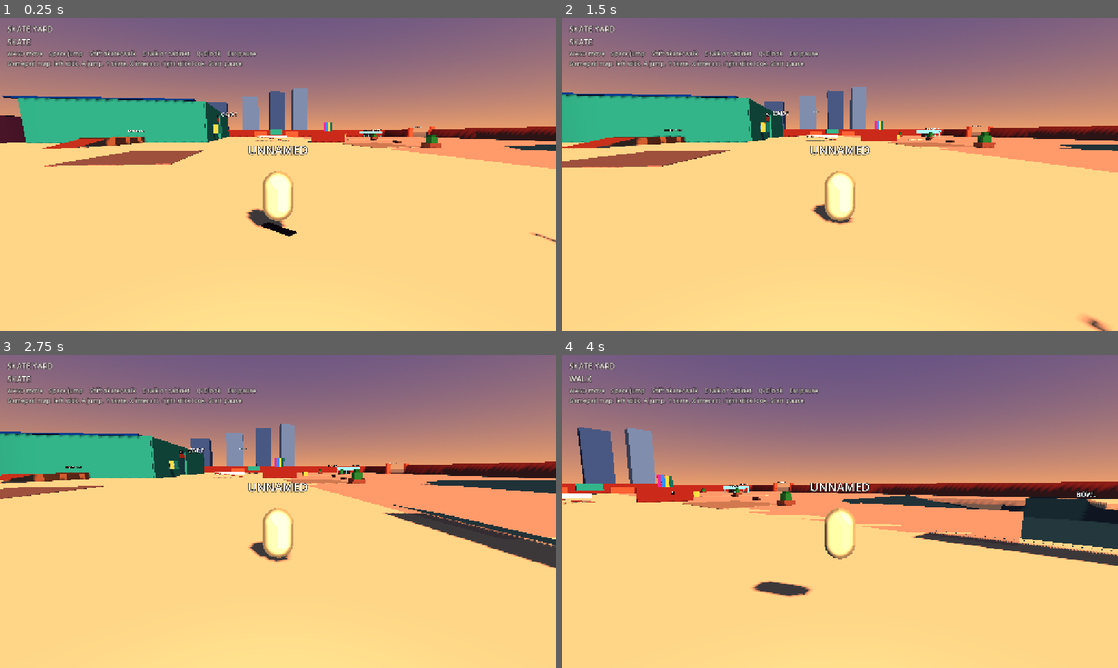
Above: before the commit, frames 1-4 (two rows, left to right).
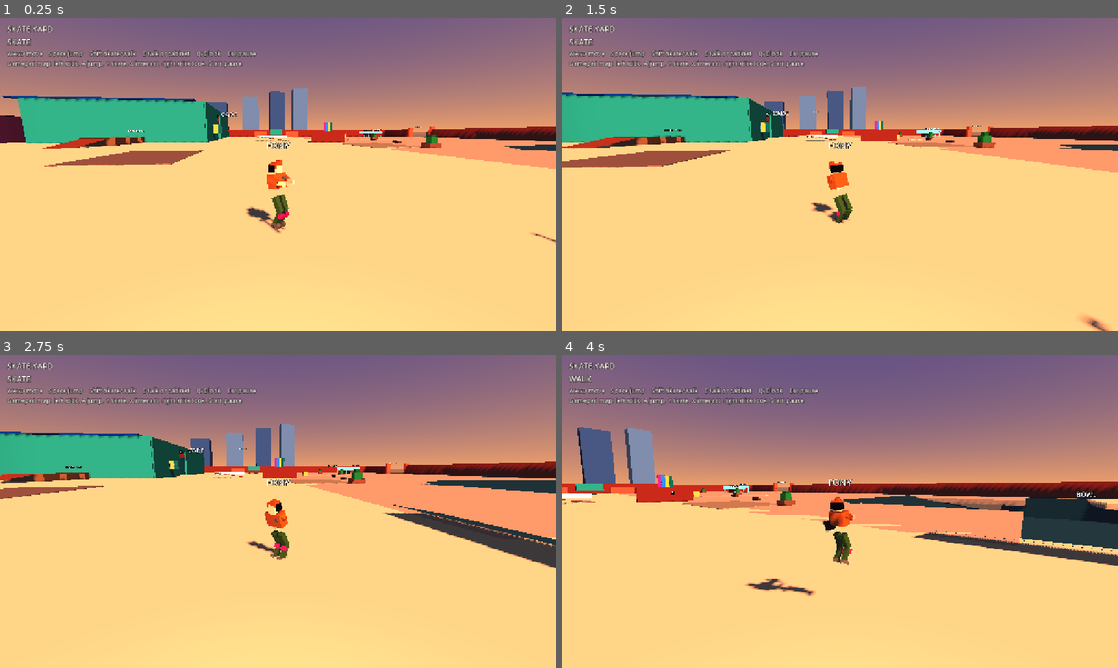
Above: after the commit, the same moments.

Repository: AlgorithmicUprising/AlgorithmicUprising
Game: Godot game, scene res://scenes/main.tscn
Two runs of this game, one before a commit and one after it. Both use one fixed random seed, a clock stepped at 60 frames per second and the inputs below.
Inputs (mouse positions are in pixels of both pictures, inside the frame that each line leads up to):
- Up to frame 1 (0.25 s): no input
- Up to frame 2 (1.5 s): tap Enter (session_confirm) at 0.5 s; move the mouse to (962, 158) at 0.52 s; hold D (move_right) 0.53-1.28 s; hold Enter (session_confirm) 0.53-1.28 s; click (962, 158) at 0.67 s; tap Space (jump) at 0.77, 1.07 s; tap Shift (skate_toggle) at 0.8, 1.35 s; move the mouse to (728, 190) at 1.27 s; hold S (move_back) from 1.28 s (still down)
- Up to frame 3 (2.75 s): tap Space (jump) at 1.52, 1.55, 1.82 s; move the mouse to (333, 442) at 2.02 s; release S (move_back) at 2.03 s; hold D (move_right) from 2.03 s (still down); hold Space (jump) from 2.03 s (still down); tap Enter (session_confirm) at 2.3 s
- Up to frame 4 (4 s): move the mouse to (812, 574) at 2.77 s; release D (move_right) at 2.78 s; release Space (jump) at 2.78 s; hold W (move_forward) 2.78-3.53 s; tap F (camera_down) at 2.85 s; click (812, 574) at 2.92 s; tap Space (jump) at 3.02, 3.32, 3.77, 3.8 s; tap Shift (skate_toggle) at 3.05 s; move the mouse to (1006, 558) at 3.52 s; hold A (move_left) from 3.53 s (still down); hold Q (camera_left) from 3.53 s (still down)

The runs differ from the first frame. In frame 1, 1.4% of the frame differs, in the area x 44-56%, y 39-70%; in frame 2, 1.2%; in frame 3, 1.2%; in frame 4, 1.5%, in the area x 32-56%, y 39-78%.

Commit message:
Put Fony on the board and give Zero a CRT rig.
The player is an articulated block skater with a separate collision capsule. Zero is a distinct CRT-headed NPC with an idle and a talk pose. Poses, respawn, and the cabinet handoff stay covered by the headless suite.

Co-authored-by: AlgorithmicUprising <AlgorithmicUprising@users.noreply.github.com>

Diff:
--- /dev/null
+++ b/open-world/scripts/block_parts.gd
@@ -0,0 +1,21 @@
+extends RefCounted
+
+const Blocks = preload("res://scripts/world_blocks.gd")
+
+static func pivot(parent: Node, node_name: String, at: Vector3) -> Node3D:
+	var node := Node3D.new()
+	node.name = node_name
+	node.position = at
+	parent.add_child(node)
+	return node
+
+static func box(parent: Node, node_name: String, size: Vector3, color: Color, at: Vector3) -> MeshInstance3D:
+	var mesh_node := MeshInstance3D.new()
+	mesh_node.name = node_name
+	var mesh := BoxMesh.new()
+	mesh.size = size
+	mesh_node.mesh = mesh
+	mesh_node.position = at
+	mesh_node.material_override = Blocks.cel(color, 3.0, 0.18)
+	parent.add_child(mesh_node)
+	return mesh_node
--- /dev/null
+++ b/open-world/scripts/fony_rig.gd
@@ -0,0 +1,172 @@
+extends Node3D
+
+const Parts = preload("res://scripts/block_parts.gd")
+
+var pose_name := "idle"
+var phase := 0.0
+var land_time := 0.0
+var was_airborne := false
+var hips: Node3D
+var chest: Node3D
+var head: Node3D
+var arm_l: Node3D
+var arm_r: Node3D
+var fore_l: Node3D
+var fore_r: Node3D
+var leg_l: Node3D
+var leg_r: Node3D
+var shin_l: Node3D
+var shin_r: Node3D
+var board: Node3D
+
+func _ready() -> void:
+	name = "Fony"
+	_build()
+
+func drive(delta: float, speed: float, skating: bool, airborne: bool, grinding: bool) -> void:
+	phase += delta * (7.0 if speed > 0.5 else 1.6)
+	if was_airborne and not airborne:
+		land_time = 0.2
+	was_airborne = airborne
+	land_time = max(0.0, land_time - delta)
+	var swing := sin(phase) if speed > 0.5 and not airborne and not grinding else 0.0
+	if airborne:
+		_jump()
+	elif grinding or (skating and speed > 0.8):
+		_skate(swing)
+	elif land_time > 0.0:
+		_crouch(0.7)
+		pose_name = "land"
+	elif speed > 0.5:
+		_walk(swing)
+	else:
+		_idle()
+	_place_board(skating or grinding)
+
+func face_world(world_yaw: float) -> void:
+	var parent_yaw := 0.0
+	if get_parent() != null:
+		parent_yaw = get_parent().rotation.y
+	rotation.y = wrapf(world_yaw - parent_yaw, -PI, PI)
+
+func _skate(swing: float) -> void:
+	pose_name = "skate"
+	chest.rotation.x = 0.35
+	head.rotation.x = -0.2
+	arm_l.rotation = Vector3(0.2, 0.0, 0.7 + swing * 0.15)
+	arm_r.rotation = Vector3(0.2, 0.0, -0.7 - swing * 0.15)
+	fore_l.rotation.x = -0.6
+	fore_r.rotation.x = -0.6
+	leg_l.rotation.x = 0.55
+	leg_r.rotation.x = 0.5
+	shin_l.rotation.x = -1.05
+	shin_r.rotation.x = -0.95
+
+func _walk(swing: float) -> void:
+	pose_name = "walk"
+	chest.rotation.x = 0.08
+	head.rotation.x = 0.0
+	arm_l.rotation = Vector3(-swing * 0.7, 0.0, 0.15)
+	arm_r.rotation = Vector3(swing * 0.7, 0.0, -0.15)
+	fore_l.rotation.x = -0.4
+	fore_r.rotation.x = -0.4
+	leg_l.rotation.x = swing * 0.7
+	leg_r.rotation.x = -swing * 0.7
+	shin_l.rotation.x = -max(0.0, swing) * 0.8
+	shin_r.rotation.x = -max(0.0, -swing) * 0.8
+
+func _jump() -> void:
+	pose_name = "jump"
+	chest.rotation.x = -0.15
+	head.rotation.x = 0.1
+	arm_l.rotation = Vector3(-1.0, 0.0, 0.3)
+	arm_r.rotation = Vector3(-1.0, 0.0, -0.3)
+	fore_l.rotation.x = -0.4
+	fore_r.rotation.x = -0.4
+	leg_l.rotation.x = -0.45
+	leg_r.rotation.x = -0.4
+	shin_l.rotation.x = 0.9
+	shin_r.rotation.x = 0.85
+
+func _crouch(amount: float) -> void:
+	chest.rotation.x = 0.45 * amount
+	head.rotation.x = -0.1
+	arm_l.rotation = Vector3(0.4, 0.0, 0.4)
+	arm_r.rotation = Vector3(0.4, 0.0, -0.4)
+	fore_l.rotation.x = -0.5
+	fore_r.rotation.x = -0.5
+	leg_l.rotation.x = 0.8 * amount
+	leg_r.rotation.x = 0.8 * amount
+	shin_l.rotation.x = -1.3 * amount
+	shin_r.rotation.x = -1.3 * amount
+
+func _idle() -> void:
+	pose_name = "idle"
+	var breathe := sin(phase) * 0.04
+	chest.rotation.x = breathe
+	head.rotation.x = -breathe
+	arm_l.rotation = Vector3(0.1, 0.0, 0.12)
+	arm_r.rotation = Vector3(0.1, 0.0, -0.12)
+	fore_l.rotation.x = -0.25
+	fore_r.rotation.x = -0.25
+	leg_l.rotation.x = 0.0
+	leg_r.rotation.x = 0.0
+	shin_l.rotation.x = 0.0
+	shin_r.rotation.x = 0.0
+
+func _place_board(under_feet: bool) -> void:
+	board.visible = true
+	if under_feet:
+		board.position = Vector3(0.0, 0.06, 0.05)
+		board.rotation = Vector3(0.0, 0.0, 0.0)
+	else:
+		board.position = Vector3(0.34, 1.05, 0.02)
+		board.rotation = Vector3(0.1, 0.5, 1.15)
+
+func _build() -> void:
+	var skin := Color("f0c9a0")
+	var hair := Color("c4622d")
+	var jacket := Color("c46a32")
+	var hoodie := Color("1a1a1e")
+	var pants := Color("5c6b3a")
+	var pads := Color("e23d78")
+	var shoes := Color("8a7564")
+	hips = Parts.pivot(self, "Hips", Vector3(0, 0.92, 0))
+	chest = Parts.pivot(hips, "Chest", Vector3(0, 0.16, 0))
+	Parts.box(chest, "Hoodie", Vector3(0.34, 0.28, 0.18), hoodie, Vector3(0, 0.16, 0.01))
+	Parts.box(chest, "Jacket", Vector3(0.42, 0.32, 0.22), jacket, Vector3(0, 0.18, 0))
+	Parts.box(chest, "Patch", Vector3(0.08, 0.07, 0.03), Color("6a727a"), Vector3(0.12, 0.22, 0.12))
+	Parts.box(chest, "Tape", Vector3(0.06, 0.05, 0.03), pads, Vector3(-0.12, 0.12, 0.12))
+	head = Parts.pivot(chest, "Head", Vector3(0, 0.34, 0))
+	Parts.box(head, "Face", Vector3(0.18, 0.2, 0.16), skin, Vector3(0, 0.08, 0.02))
+	Parts.box(head, "Hair", Vector3(0.22, 0.12, 0.2), hair, Vector3(0, 0.18, -0.01))
+	Parts.box(head, "Tuft", Vector3(0.1, 0.1, 0.1), hair, Vector3(0.06, 0.24, 0.04))
+	Parts.box(head, "Hood", Vector3(0.24, 0.16, 0.18), hoodie, Vector3(0, 0.12, -0.04))
+	arm_l = Parts.pivot(chest, "ArmL", Vector3(-0.24, 0.26, 0))
+	fore_l = Parts.pivot(arm_l, "ForeL", Vector3(0, -0.22, 0))
+	Parts.box(arm_l, "SleeveL", Vector3(0.1, 0.24, 0.1), jacket, Vector3(0, -0.1, 0))
+	Parts.box(fore_l, "HandL", Vector3(0.08, 0.2, 0.08), skin, Vector3(0, -0.1, 0))
+	arm_r = Parts.pivot(chest, "ArmR", Vector3(0.24, 0.26, 0))
+	fore_r = Parts.pivot(arm_r, "ForeR", Vector3(0, -0.22, 0))
+	Parts.box(arm_r, "SleeveR", Vector3(0.1, 0.24, 0.1), jacket, Vector3(0, -0.1, 0))
+	Parts.box(fore_r, "HandR", Vector3(0.08, 0.2, 0.08), skin, Vector3(0, -0.1, 0))
+	leg_l = Parts.pivot(hips, "LegL", Vector3(-0.1, -0.02, 0))
+	shin_l = Parts.pivot(leg_l, "ShinL", Vector3(0, -0.36, 0))
+	Parts.box(leg_l, "ThighL", Vector3(0.12, 0.36, 0.12), pants, Vector3(0, -0.18, 0))
+	Parts.box(shin_l, "ShinMeshL", Vector3(0.1, 0.32, 0.1), pants, Vector3(0, -0.16, 0))
+	Parts.box(shin_l, "PadL", Vector3(0.12, 0.1, 0.08), pads, Vector3(0, -0.08, 0.06))
+	Parts.box(shin_l, "ShoeL", Vector3(0.1, 0.08, 0.2), shoes, Vector3(0, -0.34, 0.04))
+	leg_r = Parts.pivot(hips, "LegR", Vector3(0.1, -0.02, 0))
+	shin_r = Parts.pivot(leg_r, "ShinR", Vector3(0, -0.36, 0))
+	Parts.box(leg_r, "ThighR", Vector3(0.12, 0.36, 0.12), pants, Vector3(0, -0.18, 0))
+	Parts.box(shin_r, "ShinMeshR", Vector3(0.1, 0.32, 0.1), pants, Vector3(0, -0.16, 0))
+	Parts.box(shin_r, "PadR", Vector3(0.12, 0.1, 0.08), pads, Vector3(0, -0.08, 0.06))
+	Parts.box(shin_r, "ShoeR", Vector3(0.1, 0.08, 0.2), shoes, Vector3(0, -0.34, 0.04))
+	board = Parts.pivot(self, "Deck", Vector3(0, 0.06, 0.05))
+	Parts.box(board, "DeckWood", Vector3(0.22, 0.04, 0.72), Color("3a2a22"), Vector3(0, 0, 0))
+	Parts.box(board, "Grip", Vector3(0.2, 0.015, 0.5), Color("2a2a28"), Vector3(0, 0.025, 0))
+	for side in [-1.0, 1.0]:
+		for axle in [-0.22, 0.22]:
+			Parts.box(board, "Wheel", Vector3(0.06, 0.06, 0.06), Color("d8d2c8"), Vector3(side * 0.12, -0.04, axle))
+	_idle()
+	_place_board(true)
--- a/open-world/scripts/hq_main.gd
+++ b/open-world/scripts/hq_main.gd
@@ -145,14 +145,10 @@
 	var lines = story.get("npc_lines", {})
 	if typeof(lines) != TYPE_DICTIONARY:
 		return
-	for npc_name in ["NPCZero", "NPCFony"]:
-		var npc = world_sim.get_node_or_null(npc_name)
-		if npc == null:
-			continue
-		var key := "zero" if npc_name == "NPCZero" else "fony"
-		var spoken = lines.get(key, [])
-		if typeof(spoken) == TYPE_ARRAY:
-			npc.lines = PackedStringArray(spoken)
+	var npc = world_sim.get_node_or_null("NPCZero")
+	var spoken = lines.get("zero", [])
+	if npc != null and typeof(spoken) == TYPE_ARRAY:
+		npc.lines = PackedStringArray(spoken)
 
 func _hud() -> void:
 	var layer := CanvasLayer.new()
--- a/open-world/scripts/player_controller.gd
+++ b/open-world/scripts/player_controller.gd
@@ -16,6 +16,9 @@
 var external_move_active := false
 var external_jump := false
 var external_camera_yaw_delta := 0.0
+var spawn_position := Vector3.ZERO
+var spawn_yaw := 0.0
+var rig: Node3D
 
 func _ready() -> void:
 	collision_layer = 2
@@ -23,30 +26,39 @@
 	floor_snap_length = 0.3
 	floor_max_angle = deg_to_rad(50.0)
 	camera_yaw = rotation.y
+	spawn_position = global_position
+	spawn_yaw = rotation.y
 	_style_body()
 	_update_camera(0.0)
-	update_board()
 
 func _style_body() -> void:
-	var blocks = load("res://scripts/world_blocks.gd")
 	if has_node("Body"):
-		$Body.material_override = blocks.cel(Color("f4e1b5"), 3.0, 0.35)
+		$Body.visible = false
 	if has_node("Board"):
-		$Board.material_override = blocks.cel(Color("241c18"), 2.0, 0.2)
+		$Board.visible = false
+	rig = load("res://scripts/fony_rig.gd").new()
+	add_child(rig)
 	var label := Label3D.new()
 	label.name = "NameLabel"
-	label.text = "UNNAMED"
-	label.position = Vector3(0, 1.95, 0)
+	label.text = "FONY"
+	label.position = Vector3(0, 2.05, 0)
 	label.billboard = BaseMaterial3D.BILLBOARD_ENABLED
 	label.font_size = 32
-	label.pixel_size = 0.008
+	label.pixel_size = 0.006
 	label.modulate = Color("fff8ef")
 	label.outline_size = 6
 	add_child(label)
 
 func update_board() -> void:
-	if has_node("Board"):
-		$Board.visible = skating
+	pass
+
+func respawn() -> void:
+	velocity = Vector3.ZERO
+	grind = null
+	grind_lockout = 0.2
+	global_position = spawn_position
+	rotation.y = spawn_yaw
+	camera_yaw = spawn_yaw
 
 func begin_grind(rail, along: float) -> void:
 	grind = rail
@@ -55,6 +67,12 @@
 	global_position = rail.point_at(along)
 
 func _physics_process(delta: float) -> void:
+	_simulate(delta)
+	if global_position.y < -8.0:
+		respawn()
+	_pose(delta)
+
+func _simulate(delta: float) -> void:
 	if grind_lockout > 0.0:
 		grind_lockout = max(0.0, grind_lockout - delta)
 	if input_enabled:
@@ -86,11 +104,8 @@
 	else:
 		velocity.x = move_toward(velocity.x, wish.x * speed, accel * delta)
 		velocity.z = move_toward(velocity.z, wish.z * speed, accel * delta)
-		if has_node("Body"):
-			var face := atan2(-wish.x, -wish.z)
-			$Body.rotation.y = face
-			if has_node("Board"):
-				$Board.rotation.y = face
+		if rig != null and rig.has_method("face_world"):
+			rig.face_world(atan2(-wish.x, -wish.z))
 	move_and_slide()
 	_try_grind()
 	update_board()
@@ -151,7 +166,8 @@
 		return
 	global_position = grind.point_at(grind_progress)
 	velocity = grind.direction * grind.speed
-	update_board()
+	if rig != null and rig.has_method("face_world"):
+		rig.face_world(atan2(-velocity.x, -velocity.z))
 
 func _leave_grind(jumped: bool) -> void:
 	var rail = grind
@@ -165,3 +181,9 @@
 		global_position = rail.point_at(1.0) + direction * 0.45
 		velocity = direction * rail.speed
 		velocity.y = 0.4
+
+func _pose(delta: float) -> void:
+	if rig == null or not rig.has_method("drive"):
+		return
+	var speed := Vector2(velocity.x, velocity.z).length()
+	rig.drive(delta, speed, skating, not is_on_floor(), grind != null)
--- a/open-world/scripts/yard.gd
+++ b/open-world/scripts/yard.gd
@@ -116,20 +116,12 @@
 	Blocks.solid(parent, "Bunks", Vector3(40, 0.45, -68), Vector3(10, 0.9, 3.2), Color("8d5b6e"))
 	Blocks.solid(parent, "KitchenCounter", Vector3(48, 0.5, -58), Vector3(6, 1.0, 1.4), Color("c4896a"))
 	Blocks.label(parent, "RESISTANCE", Vector3(20, 6.2, -63), Palette.LABEL, 48)
-	var zero = load("res://scenes/npc.tscn").instantiate()
+	var zero = load("res://scripts/zero_actor.gd").new()
 	zero.name = "NPCZero"
 	zero.npc_id = "zero"
 	zero.display_name = "Zero"
-	zero.body_color = Palette.ZERO
 	zero.position = Vector3(-6, 0, -62)
 	parent.add_child(zero)
-	var fony = load("res://scenes/npc.tscn").instantiate()
-	fony.name = "NPCFony"
-	fony.npc_id = "fony"
-	fony.display_name = "Fony"
-	fony.body_color = Palette.FONY
-	fony.position = Vector3(16, 0, -62)
-	parent.add_child(fony)
 
 static func _warehouse(parent: Node) -> void:
 	_shell(parent, "WarehouseArcade", 8.0, 70.0, -44.0, -8.0, 9.0, Palette.WAREHOUSE, 28.0, 36.0)
--- /dev/null
+++ b/open-world/scripts/zero_actor.gd
@@ -0,0 +1,44 @@
+extends StaticBody3D
+
+@export var npc_id := "zero"
+@export var display_name := "Zero"
+@export var lines: PackedStringArray = []
+var rig: Node3D
+
+func _ready() -> void:
+	add_to_group("interactable")
+	collision_layer = 1
+	collision_mask = 1
+	var shape_node := CollisionShape3D.new()
+	var shape := CapsuleShape3D.new()
+	shape.radius = 0.36
+	shape.height = 1.15
+	shape_node.shape = shape
+	shape_node.position.y = 0.8
+	add_child(shape_node)
+	rig = load("res://scripts/zero_rig.gd").new()
+	add_child(rig)
+	var label := Label3D.new()
+	label.text = "ZERO"
+	label.position = Vector3(0, 2.05, 0)
+	label.billboard = BaseMaterial3D.BILLBOARD_ENABLED
+	label.font_size = 48
+	label.pixel_size = 0.008
+	label.modulate = Color("fff8ef")
+	label.outline_size = 8
+	add_child(label)
+
+func _process(delta: float) -> void:
+	if rig == null:
+		return
+	var talking := false
+	var flow := get_tree().root.find_child("Flow", true, false)
+	if flow != null and flow.dialogue_open and str(flow.speaker_id) == npc_id:
+		talking = true
+	rig.drive(delta, talking)
+
+func prompt() -> String:
+	return "Talk to " + display_name
+
+func interact(flow: Node) -> void:
+	flow.open_dialogue(npc_id, display_name, lines)
--- /dev/null
+++ b/open-world/scripts/zero_rig.gd
@@ -0,0 +1,81 @@
+extends Node3D
+
+const Parts = preload("res://scripts/block_parts.gd")
+
+var pose_name := "idle"
+var phase := 0.0
+var hips: Node3D
+var chest: Node3D
+var head: Node3D
+var arm_l: Node3D
+var arm_r: Node3D
+var bars: Array[MeshInstance3D] = []
+
+func _ready() -> void:
+	name = "CRT"
+	_build()
+
+func drive(delta: float, talking: bool) -> void:
+	phase += delta * (2.4 if talking else 1.3)
+	var bob := sin(phase) * 0.04
+	hips.position.y = 0.96 + bob
+	head.rotation.x = sin(phase * 0.7) * 0.08
+	if talking:
+		pose_name = "talk"
+		arm_r.rotation = Vector3(-1.15, 0.2, -0.25)
+		arm_l.rotation = Vector3(0.15, 0.0, 0.2)
+		chest.rotation.x = 0.12
+	else:
+		pose_name = "idle"
+		arm_r.rotation = Vector3(0.15, 0.0, -0.18)
+		arm_l.rotation = Vector3(0.12, 0.0, 0.16)
+		chest.rotation.x = bob
+	for i in bars.size():
+		var bar: MeshInstance3D = bars[i]
+		var h: float = 0.04 + 0.05 * absf(sin(phase * 3.0 + float(i)))
+		bar.scale = Vector3(1.0, h / 0.05, 1.0)
+
+func _build() -> void:
+	var cream := Color("e6dcc8")
+	var leather := Color("1c1c22")
+	var metal := Color("8a939c")
+	var shirt := Color("f3efe4")
+	hips = Parts.pivot(self, "Hips", Vector3(0, 0.96, 0))
+	chest = Parts.pivot(hips, "Chest", Vector3(0, 0.12, 0))
+	Parts.box(chest, "Shirt", Vector3(0.36, 0.28, 0.18), shirt, Vector3(0, 0.16, 0.02))
+	for i in 5:
+		Parts.box(chest, "Barcode%d" % i, Vector3(0.012, 0.08, 0.02), Color("1a1a1a"), Vector3(-0.04 + float(i) * 0.02, 0.14, 0.12))
+	Parts.box(chest, "Jacket", Vector3(0.46, 0.36, 0.24), leather, Vector3(0, 0.2, 0))
+	Parts.box(chest, "QuestionPatch", Vector3(0.09, 0.09, 0.03), Color("d42b3a"), Vector3(0.12, 0.22, 0.13))
+	var mark := Label3D.new()
+	mark.text = "?"
+	mark.font_size = 64
+	mark.pixel_size = 0.002
+	mark.position = Vector3(0.12, 0.22, 0.15)
+	mark.modulate = Color("fff4ea")
+	chest.add_child(mark)
+	head = Parts.pivot(chest, "Head", Vector3(0, 0.46, 0))
+	Parts.box(head, "Neck", Vector3(0.1, 0.1, 0.1), metal, Vector3(0, -0.08, 0))
+	Parts.box(head, "Bezel", Vector3(0.46, 0.36, 0.28), cream, Vector3(0, 0.1, 0))
+	Parts.box(head, "Screen", Vector3(0.3, 0.2, 0.04), Color("10140c"), Vector3(0, 0.12, 0.14))
+	for i in 3:
+		var bar := Parts.box(head, "Wave%d" % i, Vector3(0.05, 0.05, 0.02), Color("b6ff3b"), Vector3(-0.08 + float(i) * 0.08, 0.12, 0.17))
+		bars.append(bar)
+	Parts.box(head, "Knob", Vector3(0.05, 0.05, 0.05), metal, Vector3(0.2, 0.02, 0.1))
+	Parts.box(head, "Vent", Vector3(0.16, 0.03, 0.08), Color("6a645c"), Vector3(0, 0.28, 0))
+	arm_l = Parts.pivot(chest, "ArmL", Vector3(-0.26, 0.28, 0))
+	arm_r = Parts.pivot(chest, "ArmR", Vector3(0.26, 0.28, 0))
+	Parts.box(arm_l, "SleeveL", Vector3(0.1, 0.26, 0.1), leather, Vector3(0, -0.12, 0))
+	Parts.box(arm_l, "HandL", Vector3(0.08, 0.1, 0.08), metal, Vector3(0, -0.28, 0))
+	Parts.box(arm_r, "SleeveR", Vector3(0.1, 0.26, 0.1), leather, Vector3(0, -0.12, 0))
+	Parts.box(arm_r, "HandR", Vector3(0.08, 0.1, 0.08), metal, Vector3(0, -0.28, 0))
+	for side in [-1.0, 1.0]:
+		var leg := Parts.pivot(hips, "LegL" if side < 0.0 else "LegR", Vector3(side * 0.1, -0.04, 0))
+		Parts.box(leg, "Trouser", Vector3(0.12, 0.4, 0.12), Color("2a2a30"), Vector3(0, -0.2, 0))
+		Parts.box(leg, "Knee", Vector3(0.1, 0.08, 0.08), metal, Vector3(0, -0.36, 0.04))
+		Parts.box(leg, "Boot", Vector3(0.12, 0.1, 0.2), Color("141414"), Vector3(0, -0.46, 0.04))
+	var cable := Parts.pivot(chest, "Cable", Vector3(0.18, 0.34, -0.08))
+	for i in 8:
+		var ang := float(i) / 8.0 * TAU
+		Parts.box(cable, "Coil%d" % i, Vector3(0.04, 0.04, 0.08), Color("1a1a1a"), Vector3(cos(ang) * 0.1, -float(i) * 0.05, sin(ang) * 0.1))
+	Parts.box(cable, "Plug", Vector3(0.06, 0.08, 0.06), Color("222222"), Vector3(0.16, -0.45, 0.05))
--- a/open-world/tests/capture.gd
+++ b/open-world/tests/capture.gd
@@ -3,8 +3,14 @@
 func _ready() -> void:
 	var main: Node = load("res://scenes/main.tscn").instantiate()
 	add_child(main)
-	for _i in 30:
+	for _i in 20:
 		await get_tree().process_frame
+	var player = main.get_node("WorldSim/Player")
+	player.external_move_active = true
+	player.external_move = Vector2(0, 1)
+	for _i in 18:
+		await get_tree().physics_frame
+	player.external_move = Vector2.ZERO
 	var gameplay := OS.get_environment("AU_SCREENSHOT")
 	if gameplay.is_empty():
 		gameplay = "/tmp/hq-gameplay.png"
@@ -24,7 +30,20 @@
 	for _i in 12:
 		await get_tree().process_frame
 	var err2 := _save(concept)
-	get_tree().quit(0 if err1 == OK and err2 == OK else 1)
+	var duo := OS.get_environment("AU_CHARACTERS")
+	if duo.is_empty():
+		duo = "/tmp/hq-characters.png"
+	player.global_position = Vector3(0.4, 0.2, -55.5)
+	player.rotation.y = 0.15
+	if player.rig != null:
+		player.rig.rotation.y = 0.0
+	cam.fov = 48.0
+	cam.global_position = Vector3(3.6, 1.7, -49.5)
+	cam.look_at(Vector3(-2.2, 1.2, -61.0))
+	for _i in 8:
+		await get_tree().process_frame
+	var err3 := _save(duo)
+	get_tree().quit(0 if err1 == OK and err2 == OK and err3 == OK else 1)
 
 func _save(path: String) -> int:
 	var image := get_viewport().get_texture().get_image()
--- a/open-world/tests/test_main.gd
+++ b/open-world/tests/test_main.gd
@@ -290,7 +290,7 @@
 	var main = load("res://scenes/main.tscn").instantiate()
 	add_child(main)
 	await frames(25)
-	for node_name in ["YardWallNorth", "YardWallEast", "YardWal …(176 unchanged characters)… l", "BowlFloor", "Cabinet", "NPCZero", "NPCFony", "RustAvenue", "FutureSkyline0"]:
+	for node_name in ["YardWallNorth", "YardWallEast", "YardWal …(176 unchanged characters)… l", "BowlFloor", "Cabinet", "NPCZero", "RustAvenue", "FutureSkyline0"]:
 		expect(main.world_sim.get_node_or_null(node_name) != null, "yard has " + node_name)
 	var player = main.player
 	expect(player.input_enabled and main.zone_at(player.global_position) == "SKATE YARD", "spawn is in the skate yard")
@@ -303,14 +303,33 @@
 	player.global_position = zero.global_position + Vector3(1.1, 0, 0)
 	zero.interact(main.flow)
 	expect(main.flow.dialogue_open and not player.input_enabled, "Zero opens dialogue and takes input")
+	await frames(2)
+	expect(zero.rig.pose_name == "talk", "Zero raises a pose while talking")
 	main.flow.advance_dialogue()
 	main.flow.advance_dialogue()
 	expect(not main.flow.dialogue_open and player.input_enabled and main.flow.save.met.zero, "dialogue returns input and records Zero")
-	var fony = main.world_sim.get_node("NPCFony")
-	player.global_position = fony.global_position + Vector3(1.1, 0, 0)
-	fony.interact(main.flow)
-	main.flow.close_dialogue()
-	expect(main.flow.save.met.fony, "Fony meeting is recorded")
+	expect(player.get_node_or_null("Fony") != null, "player visual is the Fony rig")
+	expect(player.get_node("Fony").find_child("Hair", true, false) != null, "Fony rig has hair")
+	expect(zero.find_child("Screen", true, false) != null, "Zero rig has a CRT screen")
+	player.global_position = Vector3(-42, 0.6, 2)
+	player.velocity = Vector3.ZERO
+	await frames(25)
+	expect(player.is_on_floor(), "Fony stands on the yard before skating")
+	player.external_move_active = true
+	player.external_move = Vector2(0, 1)
+	player.skating = true
+	await frames(12)
+	expect(player.rig.pose_name == "skate", "skate pose while moving on the board")
+	player.external_jump = true
+	await frames(4)
+	expect(player.rig.pose_name == "jump", "jump pose while airborne")
+	player.external_move = Vector2.ZERO
+	await frames(40)
+	expect(player.rig.pose_name == "land" or player.rig.pose_name == "idle" or player.rig.pose_name == "skate", "landing returns to a grounded pose")
+	var home: Vector3 = player.spawn_position
+	player.global_position = home + Vector3(0, -20, 0)
+	await frames(2)
+	expect(player.global_position.distance_to(home) < 2.0, "falling out of the yard respawns at the start")
 	var audio = get_node("/root/AudioOwner")
 	audio.holder = "other"
 	var blocked: Dictionary = main.flow.open_cabinet()
Not shown, changed: open-world/ASSET_MANIFEST.md
Not shown, changed: open-world/BUILD_GUIDE.md
